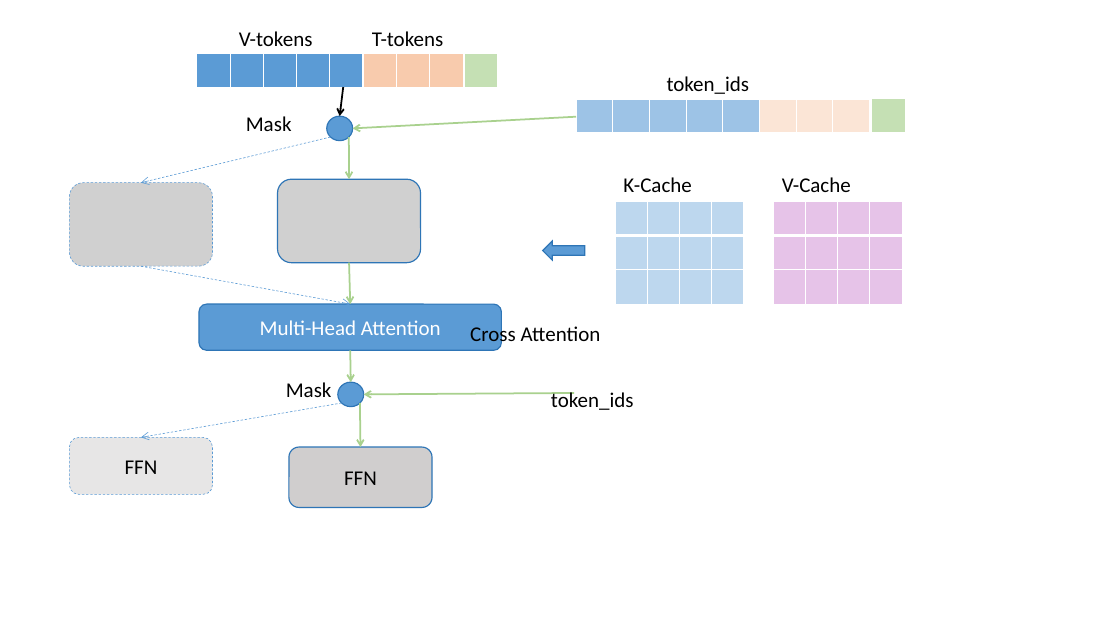
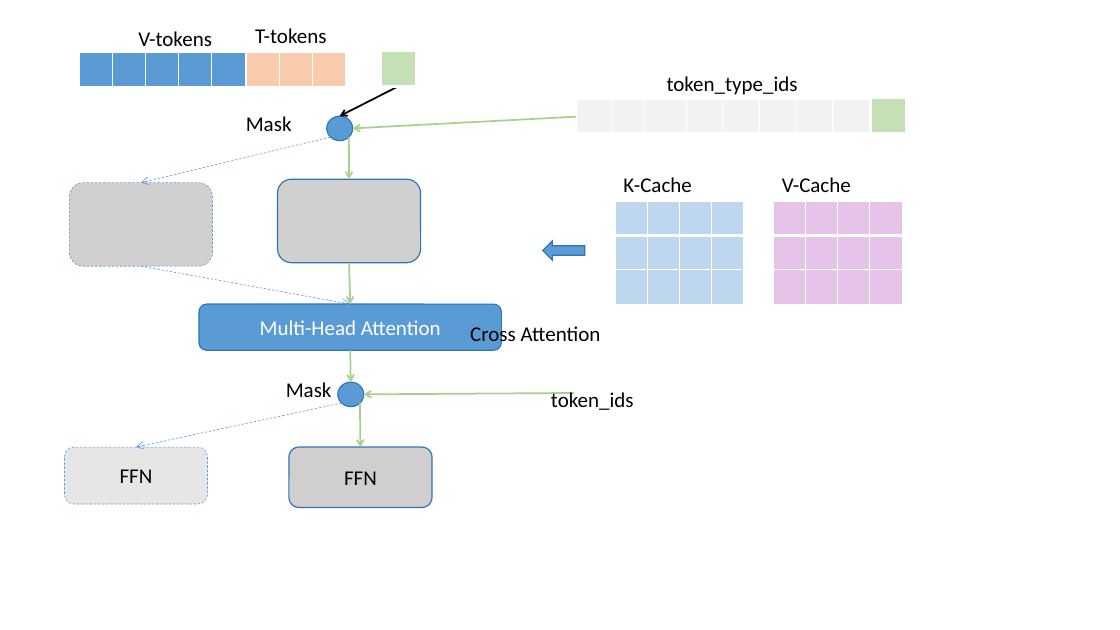
Before and after one commit to kexinchu/paper-manager, a slide deck: slide 2 of MLLM/CogVLM-Pic.pptx. Drawn at 1120x630 pixels with LibreOffice and Linux fonts; fonts in the diff are those of the drawing; grey boxes stand for pictures. Boxes give left, top, right and bottom in pixels: in the first picture for what was removed or moved away, otherwise in the second. Text is boxed around its words. In the diff, an @@ line names an element or a change of style, - is before the commit and + after.

```diff
--- a/MLLM/CogVLM-Pic.pptx
+++ b/MLLM/CogVLM-Pic.pptx
@@ text "V-tokens": place and size @@
-text "V-tokens" at (239, 31, 313, 46)
+text "V-tokens" at (138, 31, 212, 46)
@@ text "T-tokens": place and size @@
-text "T-tokens" at (372, 31, 443, 46)
+text "T-tokens" at (255, 28, 326, 43)
@@ table: place and size @@
-table at (197, 54, 360, 89)
+table at (80, 52, 244, 87)
@@ table: place and size @@
-table at (364, 54, 462, 89)
+table at (246, 52, 344, 87)
@@ table: place and size @@
-table at (465, 54, 498, 89)
+table at (381, 51, 415, 87)
@@ arrow moved from (344, 87) - (339, 116) to (398, 87) - (339, 116) @@
@@ text at (667, 76, 798, 95): text changed @@
-token_ids
+token_type_ids
@@ table at (576, 100, 872, 134) @@
@@ fill #9DC3E6 to #F2F2F2 in 5 cells @@
@@ fill #FBE5D6 to #F2F2F2 in 3 cells @@
@@ arrow moved from (342, 403) - (141, 438) to (342, 403) - (136, 447) @@
@@ rounded rectangle "FFN": place and size @@
-rounded rectangle "FFN" at (70, 438, 213, 495)
+rounded rectangle "FFN" at (65, 447, 208, 504)
```
Also in this commit, not shown: 1 other file.
